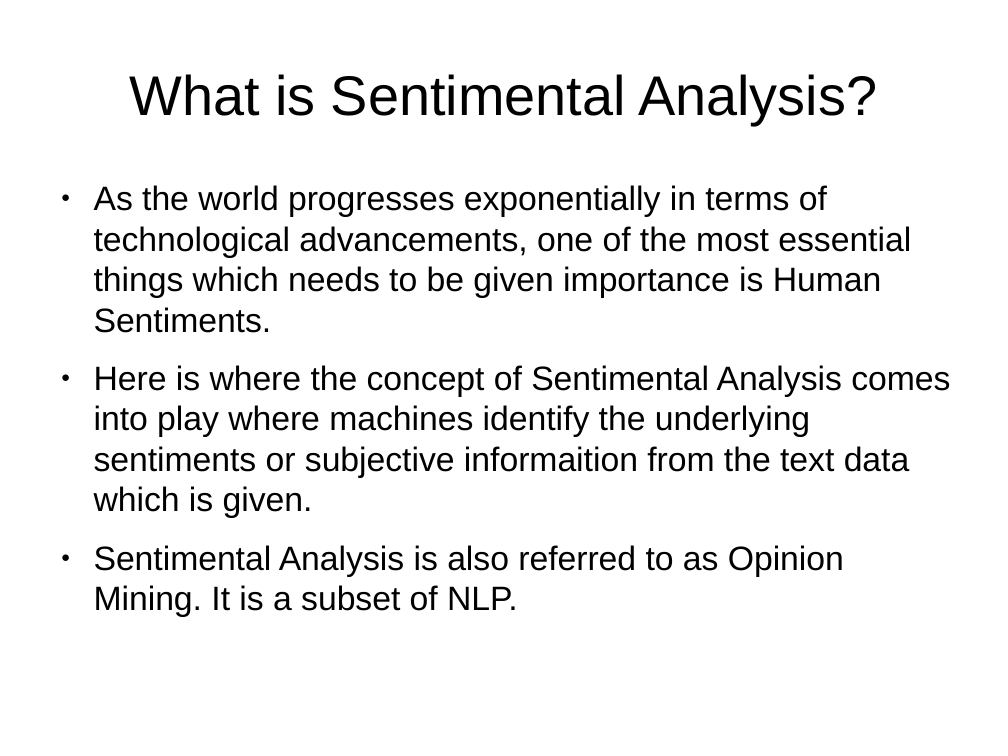
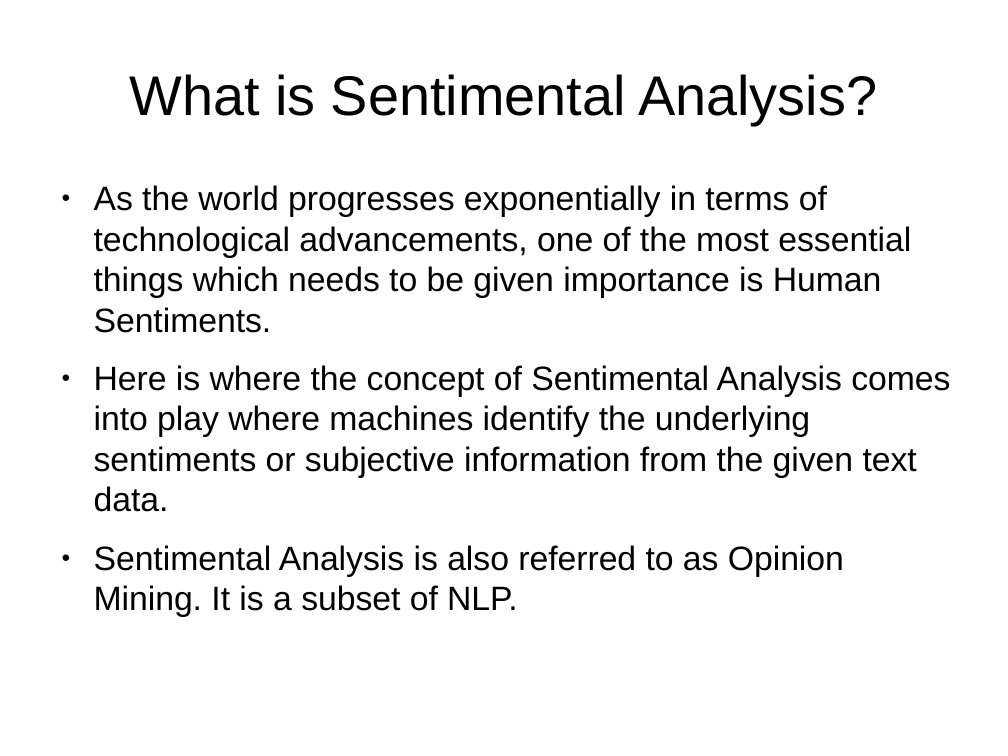
Before and after one commit to SaishaShetty/Machines-and-Sentiments, a slide deck: slide 5 of Project PPT.pptx. Drawn at 1008x756 pixels with LibreOffice and Linux fonts; fonts in the diff are those of the drawing; background and template pictures are left out. Boxes give left, top, right and bottom in pixels: in the first picture for what was removed or moved away, otherwise in the second. Text is boxed around its words. In the diff, an @@ line names an element or a change of style, - is before the commit and + after.

```diff
--- a/Project PPT.pptx
+++ b/Project PPT.pptx
@@ text at box(94, 365, 950, 512): text changed @@
-● Here is where the concept of Sentimental Analysis comes into play where machines identify the underlying sentiments or subjective informaition from the text data which is given.
+● Here is where the concept of Sentimental Analysis comes into play where machines identify the underlying sentiments or subjective information from the given text data.
```
Also in this commit, not shown: 7 other slides changed.
